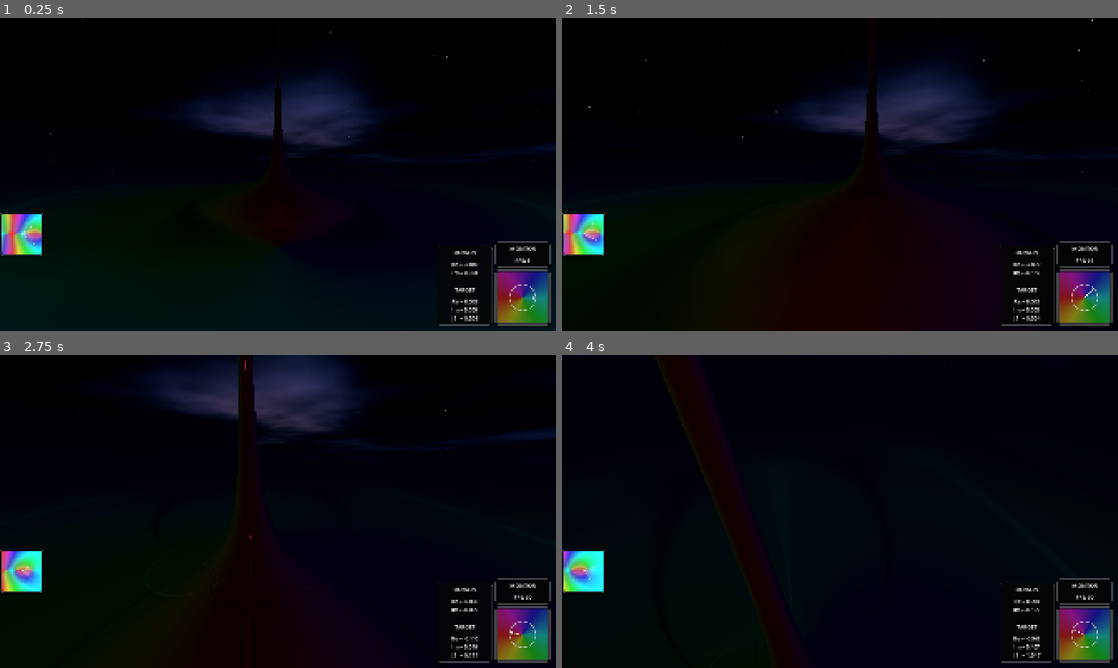
Above: before the commit, frames 1-4 (two rows, left to right).
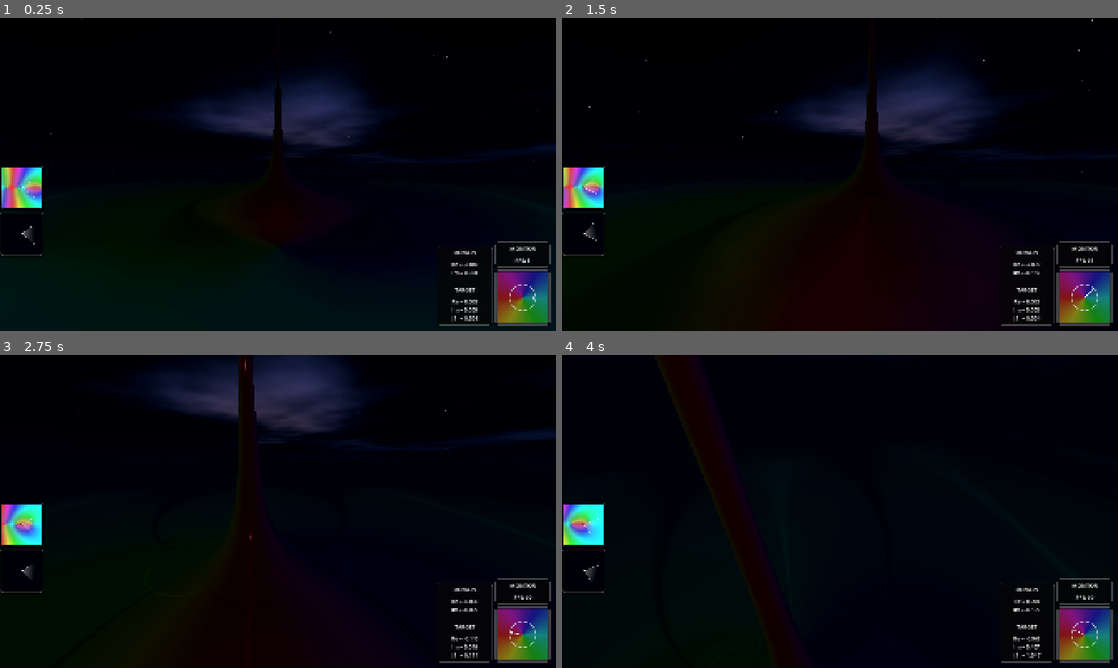
Above: after the commit, the same moments.

Repository: allanino/complex-functions-explorer
Game: Godot game, scene res://core/main.tscn
The game is run twice, just before and just after one commit, with the same random seed, the same clock (stepped at 60 frames per second) and the same inputs.
Inputs (mouse positions are in pixels of both pictures, inside the frame that each line leads up to):
- Up to frame 1 (0.25 s): no input
- Up to frame 2 (1.5 s): tap Enter at 0.5 s; move the mouse to (867, 174) at 0.52 s; hold W (move_forward) from 0.53 s (still down); tap G at 0.6 s; click (867, 174) at 0.67 s; tap Space at 0.77 s; move the mouse to (812, 174) at 1.27 s; tap N at 1.35 s
- Up to frame 3 (2.75 s): keep holding W (move_forward); tap Space at 1.52 s; move the mouse to (289, 505) at 2.02 s; tap C at 2.1 s
- Up to frame 4 (4 s): keep holding W (move_forward); move the mouse to (834, 517) at 2.77 s; tap Z at 2.85 s; click (834, 517) at 2.92 s; tap Space at 3.02, 3.77 s; move the mouse to (878, 514) at 3.52 s; tap R at 3.6 s

The runs differ from the first frame. In frame 1, 1.9% of the frame differs, in the area x 0-8%, y 47-76%; in frame 2, 1.9%; in frame 3, 1.9%; in frame 4, 1.9%.

Commit message:
Add both 2D and 3D minimaps to main UI
Introduces a mini terrain overview using a dedicated CanvasItem shader
to render the complex field in 2D space on the UI, as well as an
alternative 3D SubViewport minimap. Includes an FOV overlay tied
to the player's camera to visualize the current line of sight.

- Adds `ui/mini_terrain.*` for 2D shader minimap
- Adds `ui/mini_terrain_3d.*` for 3D SubViewport minimap sharing `world_3d`
- Integrates both variants into the `main_ui.tscn` right column

Co-authored-by: allanino <5325241+allanino@users.noreply.github.com>

Diff:
--- a/ui/main_ui.tscn
+++ b/ui/main_ui.tscn
@@ -10,6 +10,7 @@
 [ext_resource type="PackedScene" path="res://ui/components/virtual_joystick.tscn" id="8_joy"]
 [ext_resource type="PackedScene" path="res://ui/components/virtual_button.tscn" id="9_btn"]
 [ext_resource type="PackedScene" path="res://ui/mini_terrain.tscn" id="10_mini_terrain"]
+[ext_resource type="PackedScene" path="res://ui/mini_terrain_3d.tscn" id="11_mini_terrain_3d"]
 
 
 
@@ -472,6 +473,9 @@
 [node name="MiniTerrainAspect" parent="Control/MainUIColumns/MainUIStackRight" instance=ExtResource("10_mini_terrain")]
 layout_mode = 2
 
+[node name="MiniTerrain3DAspect" parent="Control/MainUIColumns/MainUIStackRight" instance=ExtResource("11_mini_terrain_3d")]
+layout_mode = 2
+
 [node name="ComplexAspect" type="AspectRatioContainer" parent="Control/MainUIColumns/MainUIStackRight"]
 unique_name_in_owner = true
 custom_minimum_size = Vector2(0, 150)
--- /dev/null
+++ b/ui/mini_terrain_3d.gd
@@ -0,0 +1,55 @@
+extends AspectRatioContainer
+
+@onready var sub_viewport = %SubViewport
+@onready var minimap_camera = %MinimapCamera
+@onready var fov_overlay = %FOVOverlay
+
+var player: Node3D = null
+var main_camera: Camera3D = null
+
+func _ready():
+	await get_tree().process_frame
+	player = get_tree().get_first_node_in_group("player")
+	if player:
+		main_camera = player.get_node_or_null("Camera3D")
+
+	var main_viewport = get_viewport()
+	sub_viewport.world_3d = main_viewport.world_3d
+
+	fov_overlay.draw.connect(_on_fov_overlay_draw)
+
+func _process(_delta):
+	if not player or not main_camera:
+		return
+
+	minimap_camera.global_position = Vector3(player.global_position.x, 200.0 * GameState.effective_zoom, player.global_position.z)
+	minimap_camera.size = 80.0 * GameState.effective_zoom
+
+	fov_overlay.queue_redraw()
+
+func _on_fov_overlay_draw():
+	if not player or not main_camera: return
+
+	var center = fov_overlay.size / 2.0
+	var r = min(center.x, center.y) * 0.8
+
+	fov_overlay.draw_circle(center, 3.0, Color(1, 1, 1, 0.9))
+	fov_overlay.draw_circle(center, 4.0, Color(0, 0, 0, 0.5), false, 1.0)
+
+	var yaw = main_camera.global_rotation.y
+	var fov_rad = deg_to_rad(main_camera.fov)
+
+	var forward = Vector2(-sin(yaw), -cos(yaw))
+
+	var left_angle = atan2(forward.y, forward.x) - fov_rad / 2.0
+	var right_angle = atan2(forward.y, forward.x) + fov_rad / 2.0
+
+	var p1 = center + Vector2(cos(left_angle), sin(left_angle)) * r
+	var p2 = center + Vector2(cos(right_angle), sin(right_angle)) * r
+
+	var points = PackedVector2Array([center, p1, p2])
+	var colors = PackedColorArray([Color(1, 1, 1, 0.4), Color(1, 1, 1, 0.0), Color(1, 1, 1, 0.0)])
+
+	fov_overlay.draw_polygon(points, colors)
+	fov_overlay.draw_line(center, p1, Color(1, 1, 1, 0.5), 1.0)
+	fov_overlay.draw_line(center, p2, Color(1, 1, 1, 0.5), 1.0)
--- /dev/null
+++ b/ui/mini_terrain_3d.tscn
@@ -0,0 +1,69 @@
+[gd_scene load_steps=3 format=3 uid="uid://miniterrain3d123"]
+
+[ext_resource type="Script" path="res://ui/mini_terrain_3d.gd" id="1_script"]
+
+[sub_resource type="StyleBoxFlat" id="StyleBoxFlat_glass"]
+bg_color = Color(0.03, 0.03, 0.03, 0.5)
+border_width_left = 1
+border_width_top = 1
+border_width_right = 1
+border_width_bottom = 1
+border_color = Color(1, 1, 1, 0.1)
+corner_radius_top_left = 10
+corner_radius_top_right = 10
+corner_radius_bottom_right = 10
+corner_radius_bottom_left = 10
+shadow_color = Color(0, 0, 0, 0.5)
+shadow_size = 4
+shadow_offset = Vector2(0, 4)
+
+[sub_resource type="StyleBoxFlat" id="StyleBoxFlat_mask"]
+bg_color = Color(1, 1, 1, 1)
+corner_radius_top_left = 5
+corner_radius_top_right = 5
+corner_radius_bottom_right = 5
+corner_radius_bottom_left = 5
+
+[node name="MiniTerrain3DAspect" type="AspectRatioContainer"]
+custom_minimum_size = Vector2(0, 150)
+size_flags_horizontal = 3
+ratio = 1.0
+stretch_mode = 0
+script = ExtResource("1_script")
+
+[node name="Panel" type="PanelContainer" parent="."]
+layout_mode = 2
+theme_override_styles/panel = SubResource("StyleBoxFlat_glass")
+
+[node name="MarginContainer" type="MarginContainer" parent="Panel"]
+layout_mode = 2
+theme_override_constants/margin_left = 5
+theme_override_constants/margin_top = 5
+theme_override_constants/margin_right = 5
+theme_override_constants/margin_bottom = 5
+
+[node name="ClipPanel" type="PanelContainer" parent="Panel/MarginContainer"]
+layout_mode = 2
+theme_override_styles/panel = SubResource("StyleBoxFlat_mask")
+clip_children = 2
+
+[node name="SubViewportContainer" type="SubViewportContainer" parent="Panel/MarginContainer/ClipPanel"]
+layout_mode = 2
+stretch = true
+
+[node name="SubViewport" type="SubViewport" parent="Panel/MarginContainer/ClipPanel/SubViewportContainer"]
+unique_name_in_owner = true
+handle_input_locally = false
+size = Vector2i(140, 140)
+render_target_update_mode = 4
+
+[node name="MinimapCamera" type="Camera3D" parent="Panel/MarginContainer/ClipPanel/SubViewportContainer/SubViewport"]
+unique_name_in_owner = true
+transform = Transform3D(1, 0, 0, 0, -4.37114e-08, 1, 0, -1, -4.37114e-08, 0, 200, 0)
+projection = 1
+size = 80.0
+far = 1000.0
+
+[node name="FOVOverlay" type="Control" parent="Panel/MarginContainer/ClipPanel"]
+unique_name_in_owner = true
+layout_mode = 2
